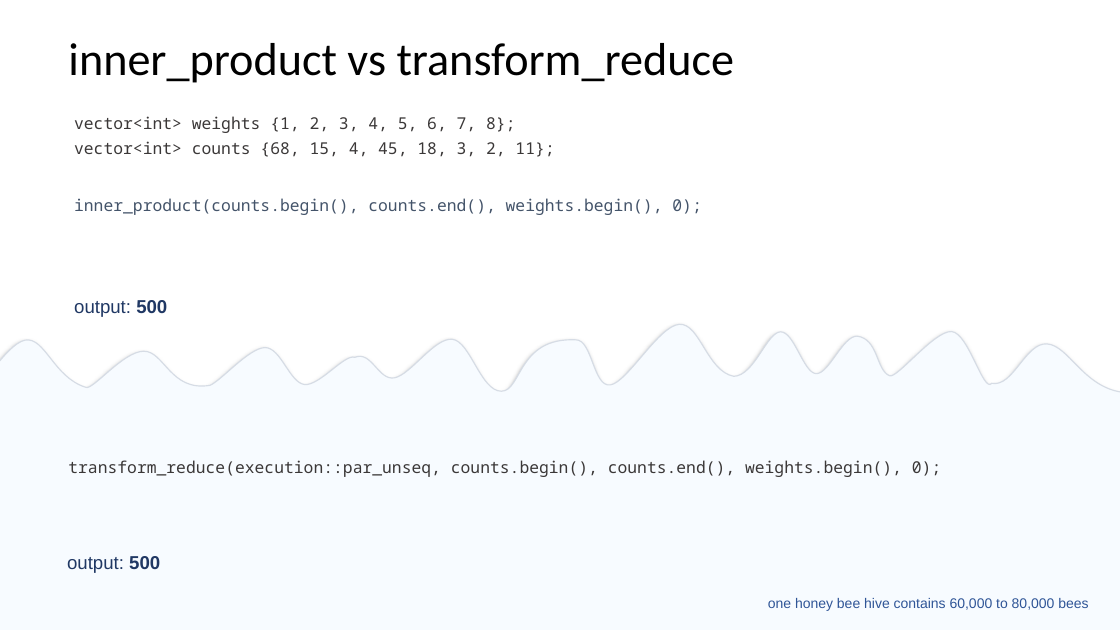
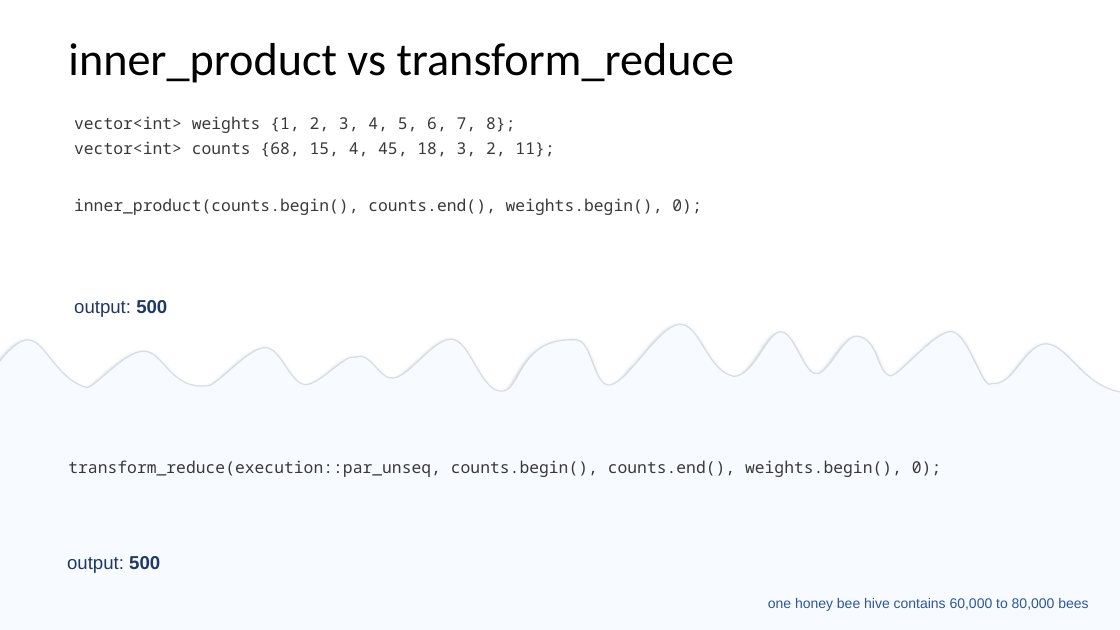
Before and after one commit to EmptySquareBubble/StoriesFromAParallelUniverse-, a slide deck: slide 17 of stories_from_a_paralel_universe.pptx. Drawn at 1120x630 pixels with LibreOffice and Linux fonts; fonts in the diff are those of the drawing. Boxes give left, top, right and bottom in pixels: in the first picture for what was removed or moved away, otherwise in the second. Text is boxed around its words. In the diff, an @@ line names an element or a change of style, - is before the commit and + after.

```diff
--- a/stories_from_a_paralel_universe.pptx
+++ b/stories_from_a_paralel_universe.pptx
@@ text "inner_product(counts.begin(), counts.end(), weights.begin(), ..." at box(74, 198, 701, 215): text colour #44546A to #3B3838 @@
```
Also in this commit, not shown: 5 other slides changed.
